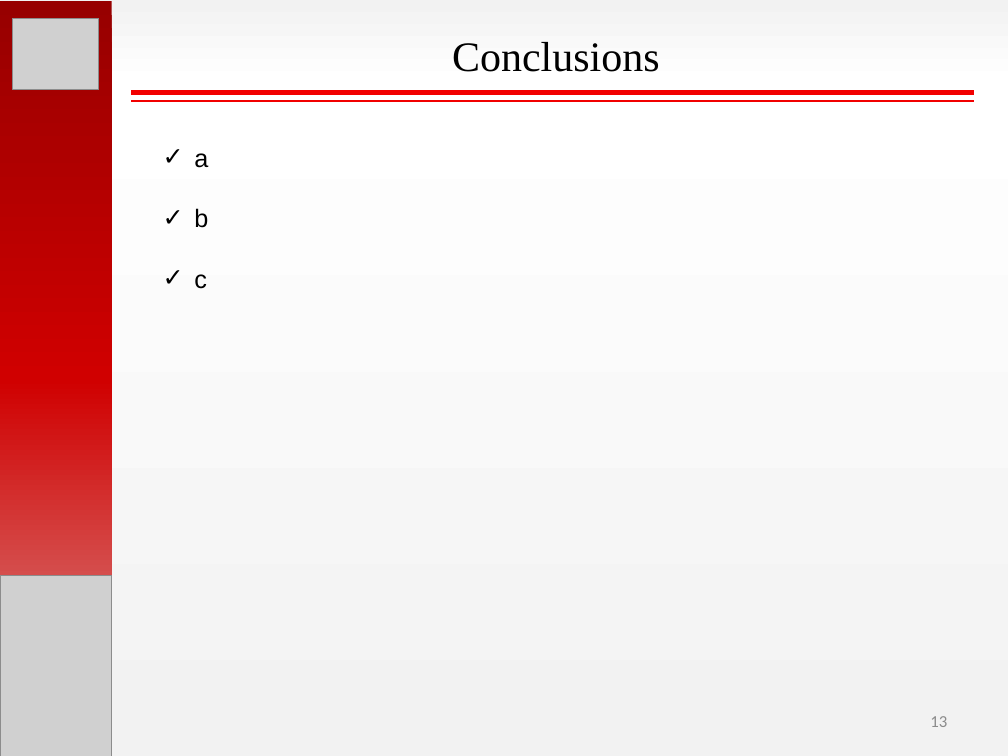
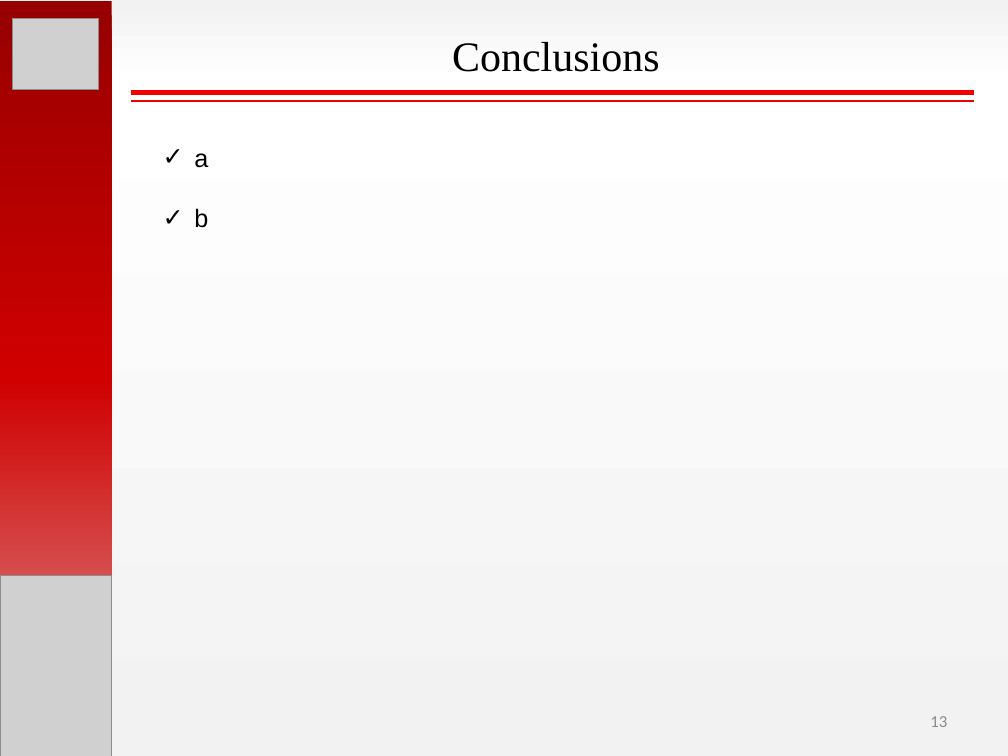
Before and after one commit to hakanpolat/IMMD, a slide deck: slide 13 of Paper/PEMD 2018/Presentation/PEMD2018_OralPres_Mesut_Uğur.pptx. Drawn at 1008x756 pixels with LibreOffice and Linux fonts; fonts in the diff are those of the drawing; grey boxes stand for pictures. Boxes give left, top, right and bottom in pixels: in the first picture for what was removed or moved away, otherwise in the second. Text is boxed around its words. In the diff, an @@ line names an element or a change of style, - is before the commit and + after.

```diff
--- a/Paper/PEMD 2018/Presentation/PEMD2018_OralPres_Mesut_Uğur.pptx
+++ b/Paper/PEMD 2018/Presentation/PEMD2018_OralPres_Mesut_Uğur.pptx
@@ text at (194,274,207,289): paragraph removed @@
-✓ c
```
Also in this commit, not shown: 2 other slides changed, 3 other files.
